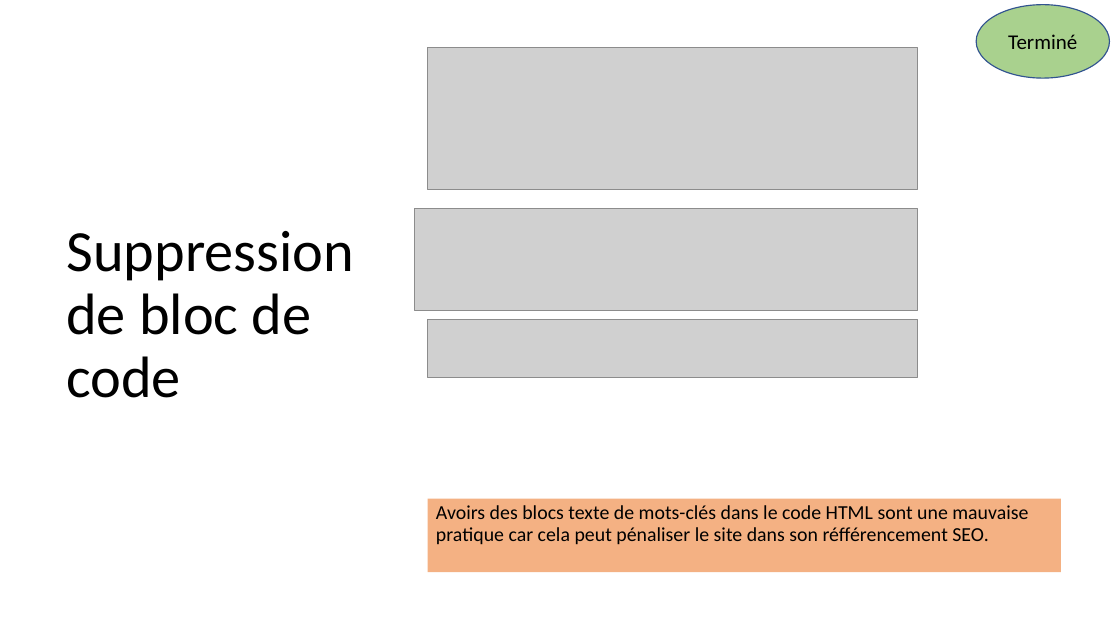
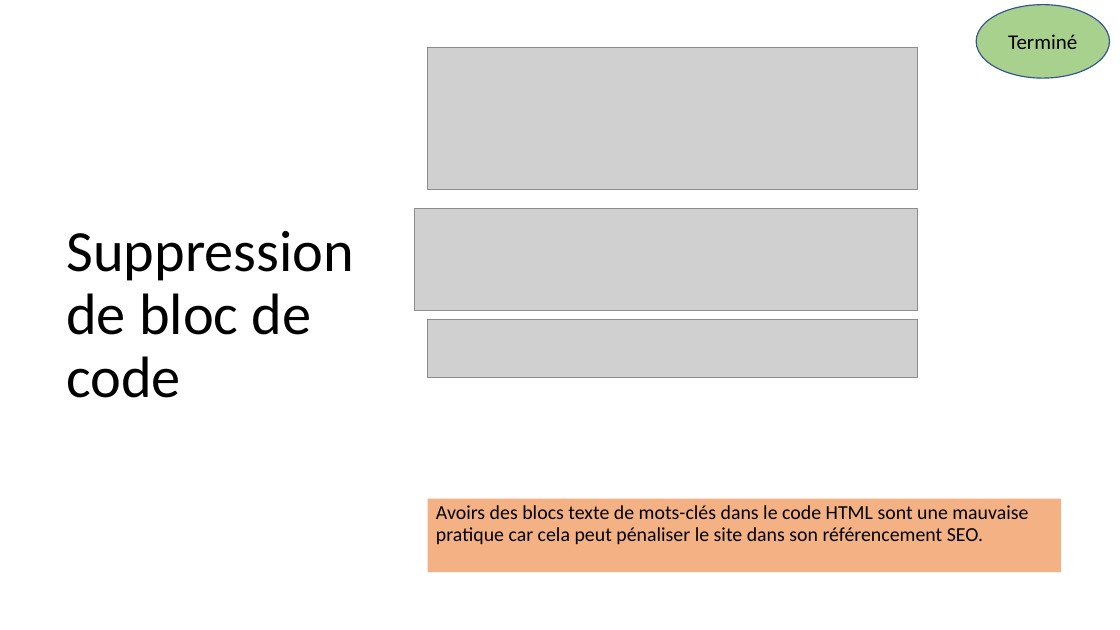
Before and after one commit to LimDavid458/la-panthere-optimise, a slide deck: slide 14 of rapport-seo.pptx. Drawn at 1120x630 pixels with LibreOffice and Linux fonts; fonts in the diff are those of the drawing; grey boxes stand for pictures. Boxes give left, top, right and bottom in pixels: in the first picture for what was removed or moved away, otherwise in the second. Text is boxed around its words. In the diff, an @@ line names an element or a change of style, - is before the commit and + after.

```diff
--- a/rapport-seo.pptx
+++ b/rapport-seo.pptx
@@ text at (436, 505, 1028, 545): text changed @@
-Avoirs des blocs texte de mots-clés dans le code HTML sont une mauvaise pratique car cela peut pénaliser le site dans son réfférencement SEO.
+Avoirs des blocs texte de mots-clés dans le code HTML sont une mauvaise pratique car cela peut pénaliser le site dans son référencement SEO.
```
Also in this commit, not shown: 3 other slides changed.
